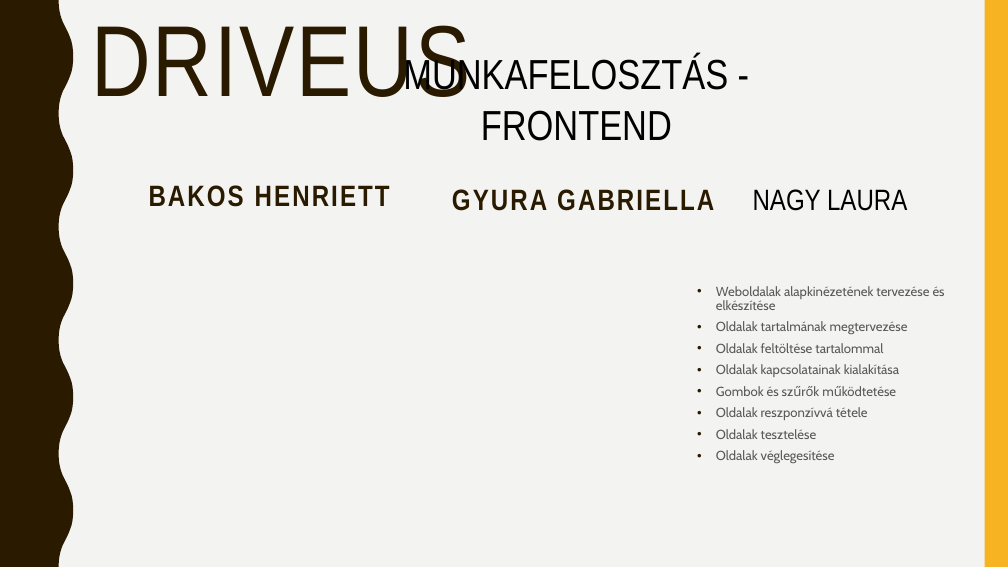
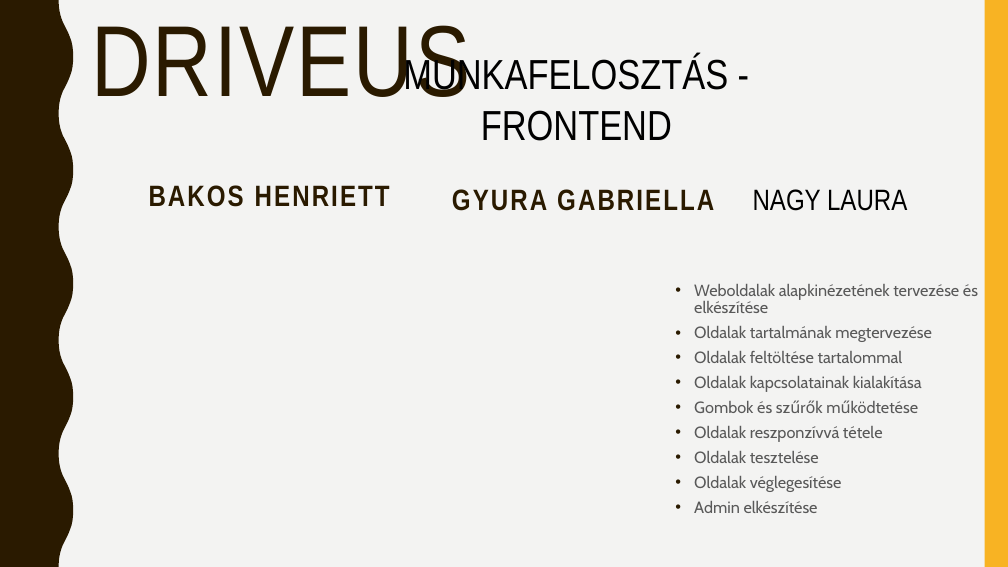
Before and after one commit to NagLau/DriveUs, a slide deck: slide 16 of dokumentacio, ppt/DriveUs.pptx (slide 17 before the commit). Drawn at 1008x567 pixels with LibreOffice and Linux fonts; fonts in the diff are those of the drawing. Boxes give left, top, right and bottom in pixels: in the first picture for what was removed or moved away, otherwise in the second. Text is boxed around its words. In the diff, an @@ line names an element or a change of style, - is before the commit and + after.

```diff
--- a/dokumentacio, ppt/DriveUs.pptx
+++ b/dokumentacio, ppt/DriveUs.pptx
@@ text "Weboldalak alapkinézetének tervezése és elkészítése": place and size @@
-text "Weboldalak alapkinézetének tervezése és elkészítése" at box(716, 286, 945, 463)
+text "Weboldalak alapkinézetének tervezése és elkészítése" at box(694, 284, 978, 513)
@@ text at box(694, 284, 978, 492): size 12.5 to 15.5 pt @@
@@ text at box(694, 501, 818, 513): paragraph added @@
+• Admin elkészítése
```
Also in this commit, not shown: 7 other slides changed, 2 slides removed, 1 other file.
